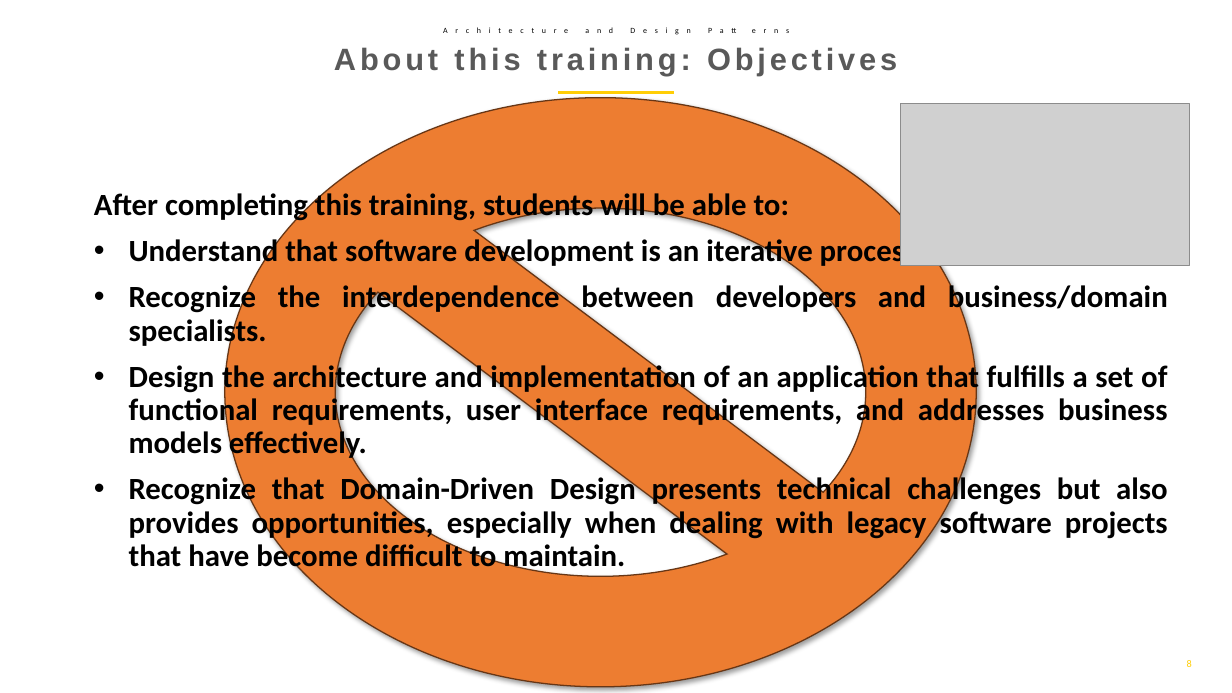
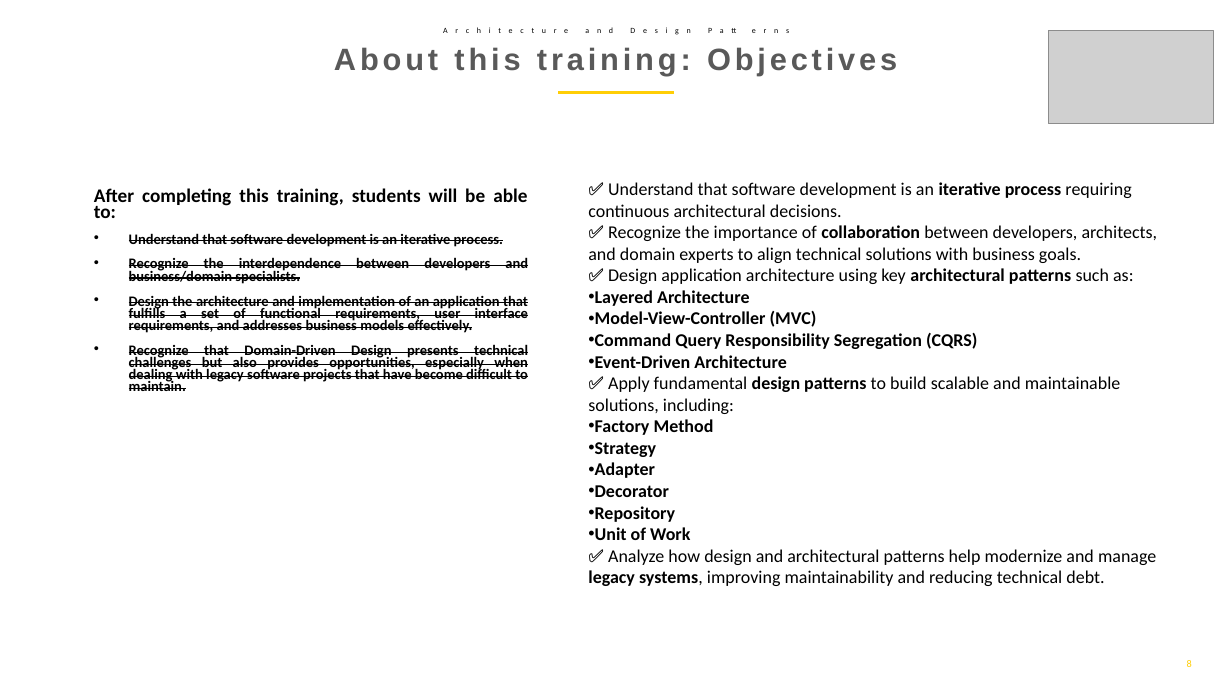
Before and after one commit to MoongyProjetos/architecture-and-design-patterns, a slide deck: slide 9 of Documentação/PPTs/ArchitectureDesignPatterns_00.pptx. Drawn at 1232x693 pixels with LibreOffice and Linux fonts; fonts in the diff are those of the drawing; grey boxes stand for pictures; background and template pictures are left out. Boxes give left, top, right and bottom in pixels: in the first picture for what was removed or moved away, otherwise in the second. Text is boxed around its words. In the diff, an @@ line names an element or a change of style, - is before the commit and + after.

Commit message:
Update ArchitectureDesignPatterns_00.pptx with new content

```diff
--- a/Documentação/PPTs/ArchitectureDesignPatterns_00.pptx
+++ b/Documentação/PPTs/ArchitectureDesignPatterns_00.pptx
@@ picture: place and size @@
-picture at [901,104,1189,265]
+picture at [1048,30,1214,124]
@@ no-entry sign removed at [225,98,976,688] @@
@@ text "After completing this training, students ..." at [94,188,528,384]: size 24 to 15 pt in "After completing this training, students will be ..."; size 24 to 11.2 pt, strikethrough on; line spacing 0.9 to 0.7 @@
@@ text added at [588,182,1158,586], 14 pt, text #000000 @@
+✅ Understand that software development is an iterative process requiring continuous architectural decisions.
+✅ Recognize the importance of collaboration between developers, architects, and domain experts to align technical solutions with business goals.
+✅ Design application architecture using key architectural patterns such as:
+• Layered Architecture
+• Model-View-Controller (MVC)
+• Command Query Responsibility Segregation (CQRS)
+• Event-Driven Architecture
+✅ Apply fundamental design patterns to build scalable and maintainable solutions, including:
+• Factory Method
+• Strategy
+• Adapter
+• Decorator
+• Repository
+• Unit of Work
+✅ Analyze how design and architectural patterns help modernize and manage legacy systems, improving maintainability and reducing technical debt.
```
Also in this commit, not shown: 4 other slides changed.
